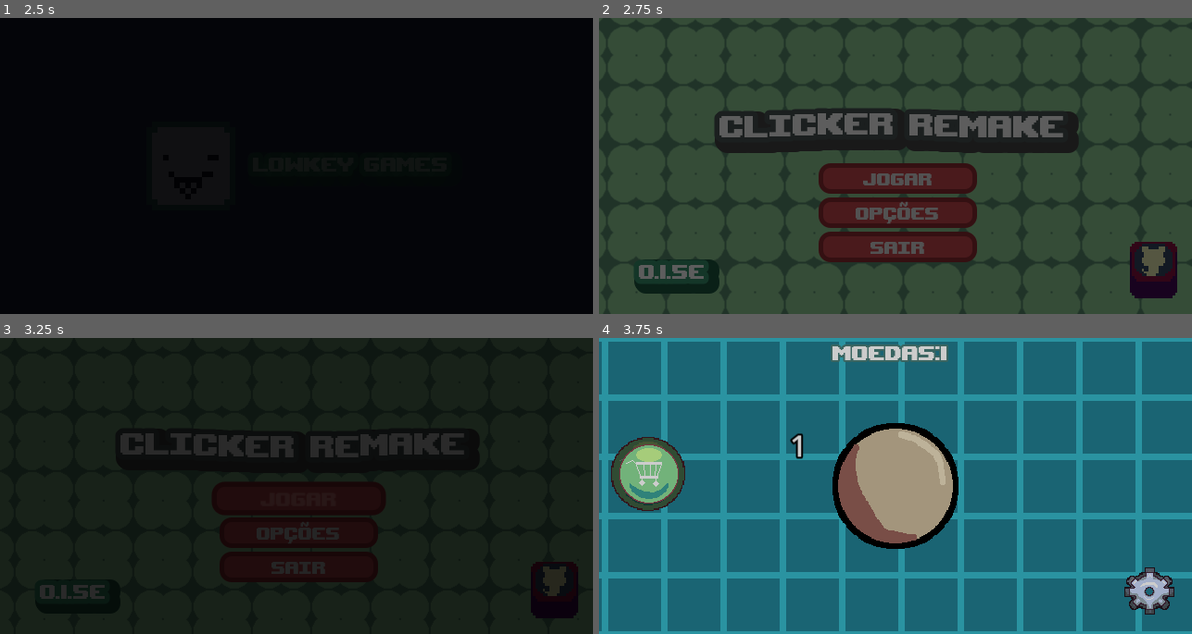
Above: before the commit, frames 1-4 (two rows, left to right).
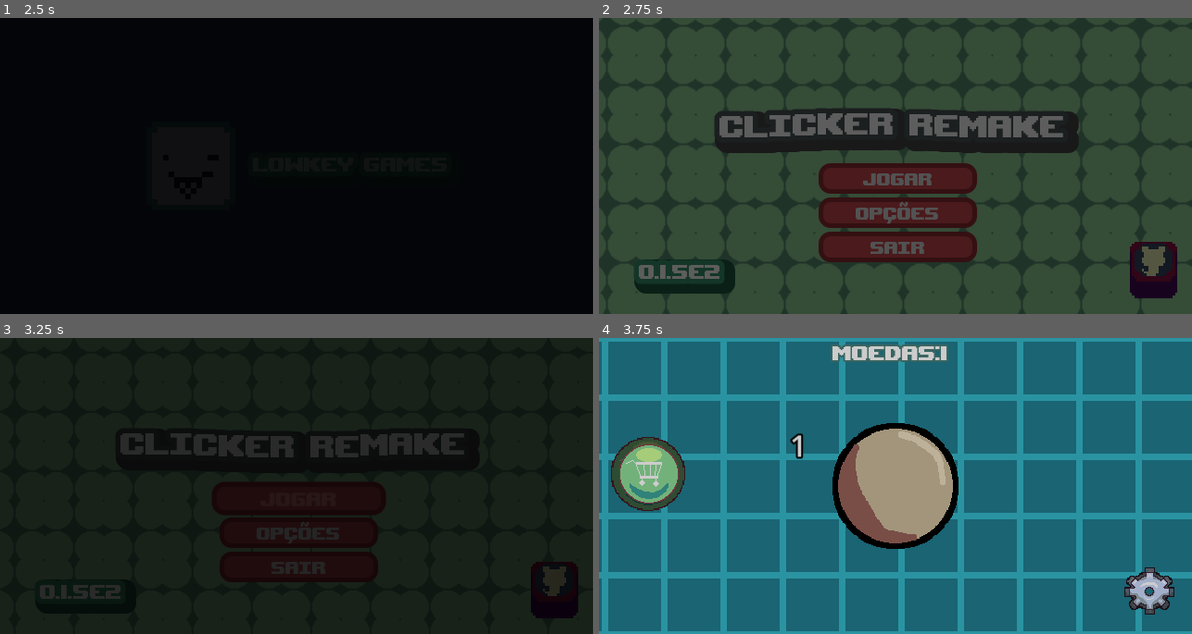
Above: after the commit, the same moments.

Repository: NormyNaoExiste/clicker-remake
Game: Godot game, scene res://Cenas/splash_screen.tscn
Two runs of this game, one before a commit and one after it. Both use one fixed random seed, a clock stepped at 60 frames per second and the inputs below.
Inputs (mouse positions are in pixels of both pictures, inside the frame that each line leads up to):
- Up to frame 1 (2.5 s): move the mouse to (426, 151) at 0.52 s; tap Enter at 1.25 s; move the mouse to (177, 180) at 1.27 s; tap Space at 2 s; move the mouse to (355, 100) at 2.02 s
- Up to frame 2 (2.75 s): no input
- Up to frame 3 (3.25 s): click "Jogar" at 2.75 s
- Up to frame 4 (3.75 s): click (895, 486) at 3.5 s

Frame 1 is identical in both runs. In frame 2, 0.3% of the frame differs, in the area x 17-23%, y 81-94%; in frame 3, less than 0.1%; in frame 4, nothing differs.

Commit message:
versao 0.1.5e2

Diff:
--- a/Cenas/menu_principal.tscn
+++ b/Cenas/menu_principal.tscn
@@ -154,7 +154,7 @@
 offset_top = 0.15997314
 offset_right = -0.16001129
 offset_bottom = -0.040008545
-text = "0.1.5e"
+text = "0.1.5e2"
 label_settings = ExtResource("4_qb56n")
 metadata/_edit_use_anchors_ = true
 
